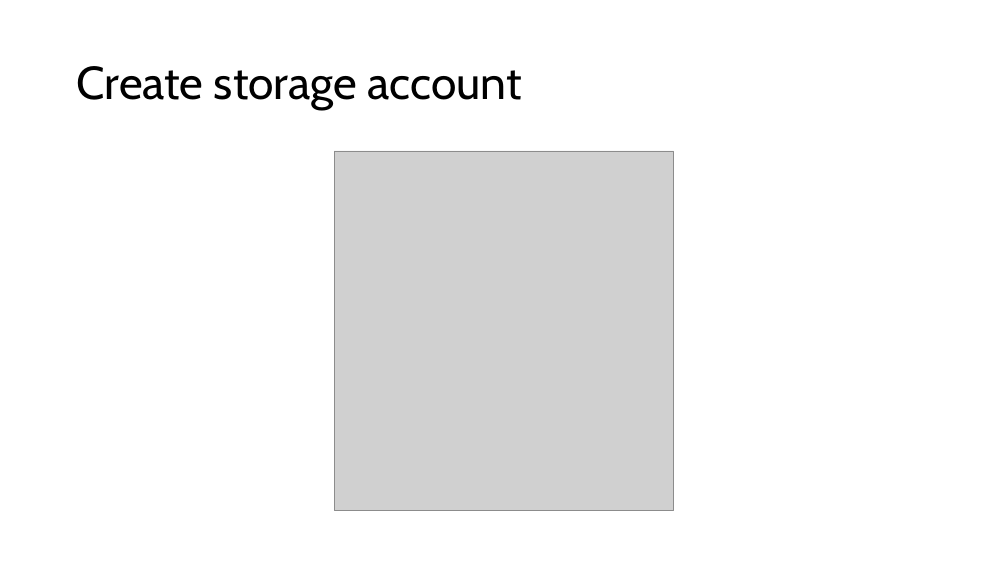
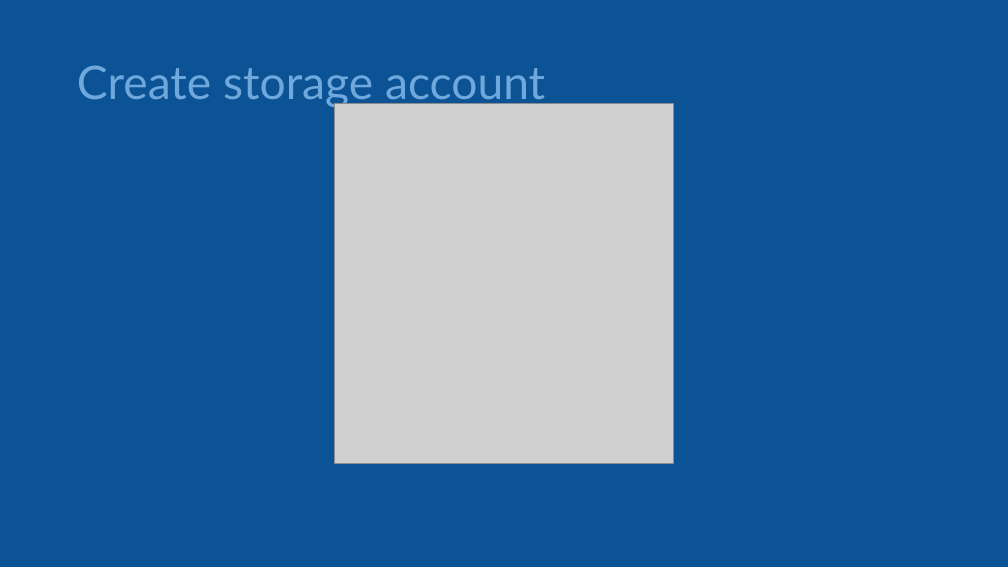
Before and after one commit to phil-a10/Talks, a slide deck: slide 99 of Data Engineering Using Free Tools/Learn Data Engineering For Free.pptx (slide 89 before the commit). Drawn at 1008x567 pixels with LibreOffice and Linux fonts; fonts in the diff are those of the drawing; grey boxes stand for pictures. Boxes give left, top, right and bottom in pixels: in the first picture for what was removed or moved away, otherwise in the second. Text is boxed around its words. In the diff, an @@ line names an element or a change of style, - is before the commit and + after.

```diff
--- a/Data Engineering Using Free Tools/Learn Data Engineering For Free.pptx
+++ b/Data Engineering Using Free Tools/Learn Data Engineering For Free.pptx
@@ background #FFFFFF to #0B5394 @@
@@ title "Create storage account" at [77, 65, 545, 108]: font Cabin to Lato, text colour #000000 to #6FA8DC @@
@@ picture: place and size @@
-picture at [334, 151, 674, 511]
+picture at [334, 104, 674, 464]
```
Also in this commit, not shown: 72 other slides changed, 35 slides added, 25 slides removed.
